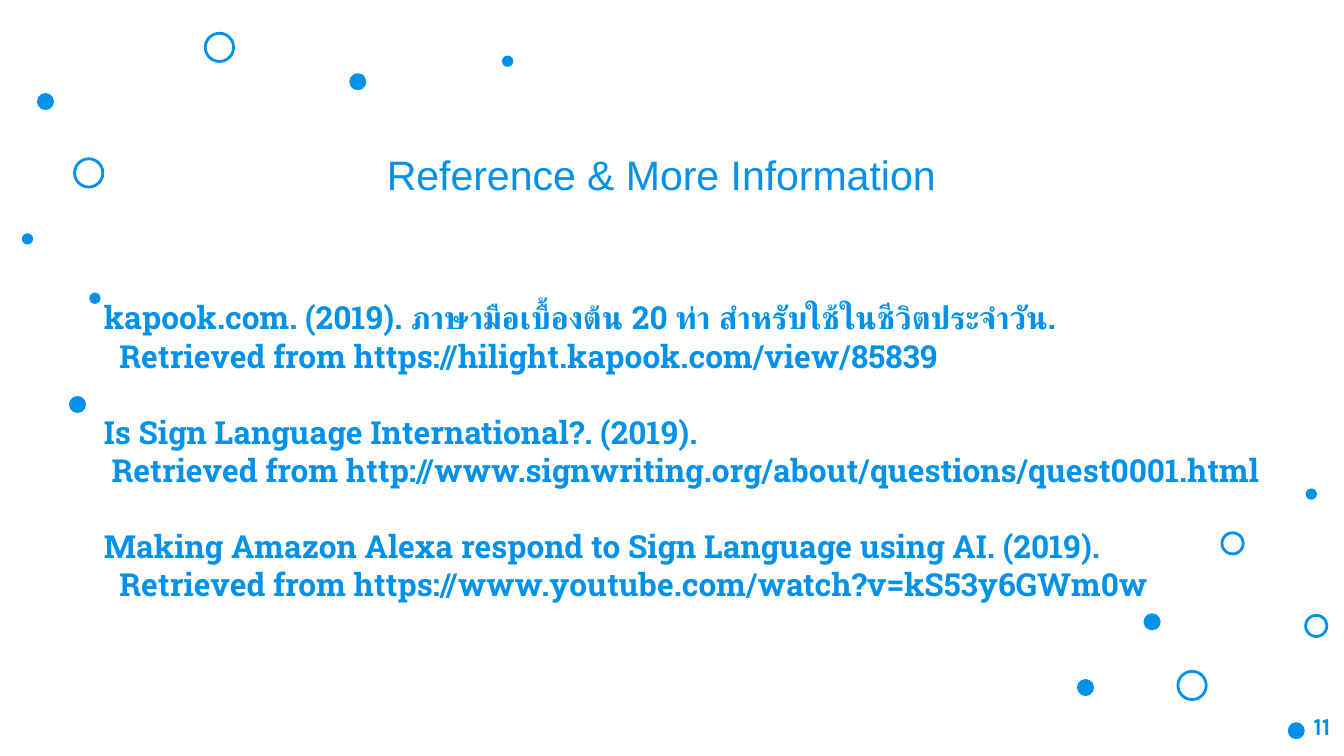
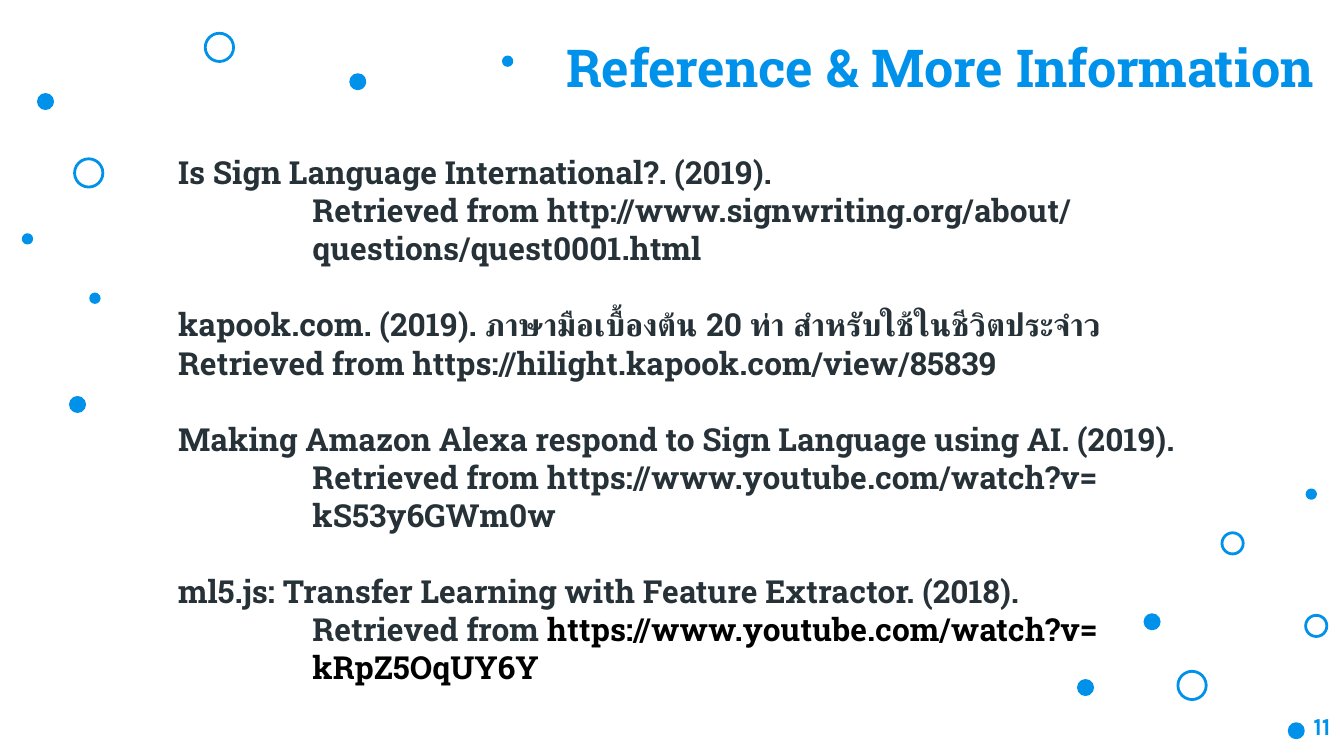
Before and after one commit to cs-Guy/AIProject, a slide deck: slide 11 of THSL ALPHA 1.0/present-to-mor.pptx. Drawn at 1344x756 pixels with LibreOffice and Linux fonts; fonts in the diff are those of the drawing; background and template pictures are left out. Boxes give left, top, right and bottom in pixels: in the first picture for what was removed or moved away, otherwise in the second. Text is boxed around its words. In the diff, an @@ line names an element or a change of style, - is before the commit and + after.

Commit message:
Update Slide

```diff
--- a/THSL ALPHA 1.0/present-to-mor.pptx
+++ b/THSL ALPHA 1.0/present-to-mor.pptx
@@ text "Reference & More Information": place and size @@
-text "Reference & More Information" at [387, 160, 936, 191]
+text "Reference & More Information" at [566, 46, 1313, 88]
@@ text "Reference & More Information" at [566, 46, 1313, 88]: size 22 to 28 pt, font Arial to Roboto Slab, bold on @@
@@ text "Is Sign Language International?. (2019)." at [178, 159, 1174, 686]: vertical alignment middle to top @@
@@ text at [178, 159, 1174, 686]: text changed; text colour #0091EA to #263238 @@
-kapook.com. (2019). ภาษามือเบื้องต้น 20 ท่า สำหรับใช้ในชีวิตประจำวัน.
-Retrieved from https://hilight.kapook.com/view/85839
-Is Sign Language International?. (2019).
-Retrieved from http://www.signwriting.org/about/questions/quest0001.html
-Making Amazon Alexa respond to Sign Language using AI. (2019).
-Retrieved from https://www.youtube.com/watch?v=kS53y6GWm0w
+Is Sign Language International?. (2019).
+Retrieved from http://www.signwriting.org/about/
+questions/quest0001.html
+kapook.com. (2019). ภาษามือเบื้องต้น 20 ท่า สำหรับใช้ในชีวิตประจำว Retrieved from https://hilight.kapook.com/view/85839
+Making Amazon Alexa respond to Sign Language using AI. (2019).
+Retrieved from https://www.youtube.com/watch?v=
+kS53y6GWm0w
+ml5.js: Transfer Learning with Feature Extractor. (2018).
+Retrieved from https://www.youtube.com/watch?v=
+kRpZ5OqUY6Y
```
Also in this commit, not shown: 3 other slides changed.
